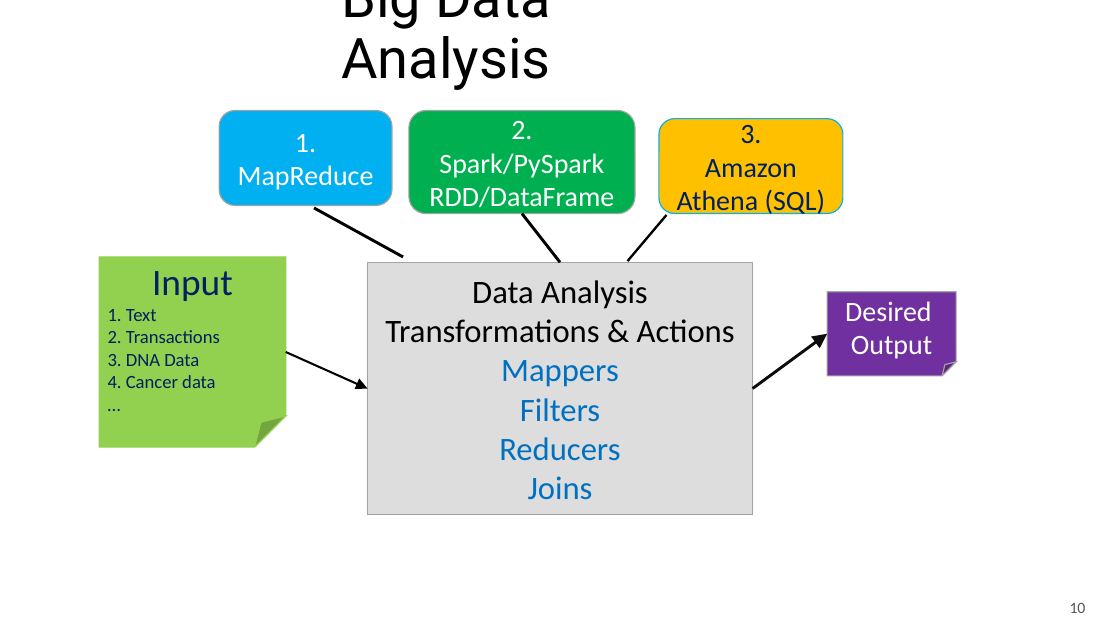
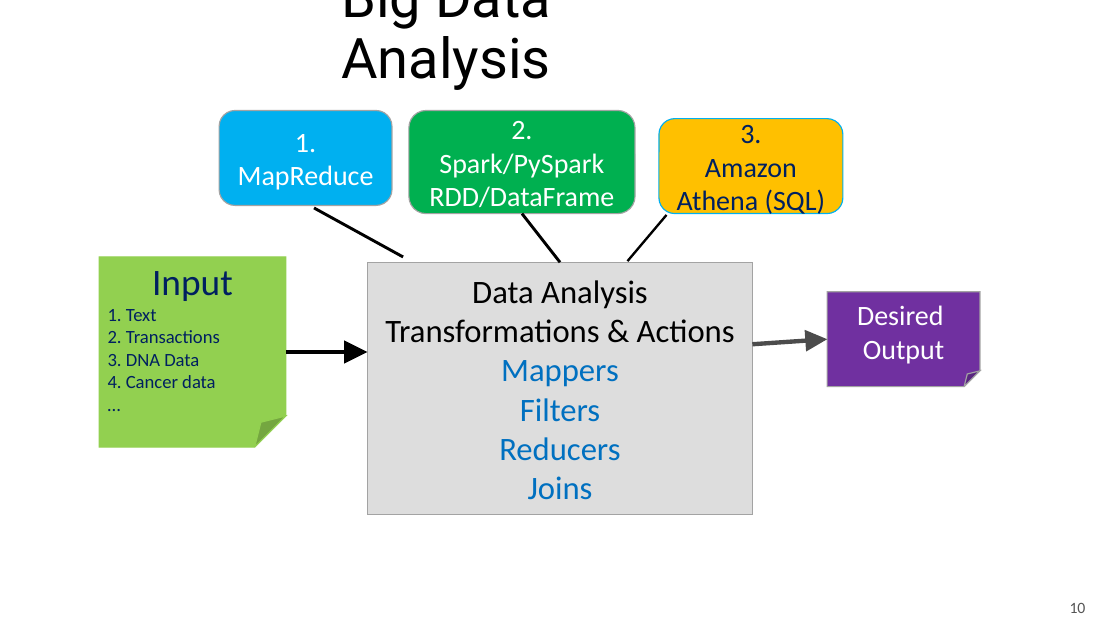
Before and after one commit to mahmoudparsian/big-data-modeling, a slide deck: slide 10 of course_information/COURSE_OUTLINE_10_WEEKS.pptx. Drawn at 1120x630 pixels with LibreOffice and Linux fonts; fonts in the diff are those of the drawing; background and template pictures are left out. Boxes give left, top, right and bottom in pixels: in the first picture for what was removed or moved away, otherwise in the second. Text is boxed around its words. In the diff, an @@ line names an element or a change of style, - is before the commit and + after.

```diff
--- a/course_information/COURSE_OUTLINE_10_WEEKS.pptx
+++ b/course_information/COURSE_OUTLINE_10_WEEKS.pptx
@@ folded corner "Desired": place and size @@
-folded corner "Desired" at bbox=[828, 292, 957, 376]
+folded corner "Desired" at bbox=[828, 292, 981, 386]
@@ arrow moved from (286, 352) - (367, 389) to (286, 352) - (367, 352) @@
@@ arrow (286, 352) - (367, 352): stroke #000000 1.75 pt to #000000 4 pt @@
@@ arrow moved from (753, 389) - (828, 334) to (753, 344) - (828, 339) @@
@@ arrow (753, 344) - (828, 339): stroke #000000 2.5 pt to #000000 3.75 pt @@
```
Also in this commit, not shown: 8 other slides changed, 1 other file.
